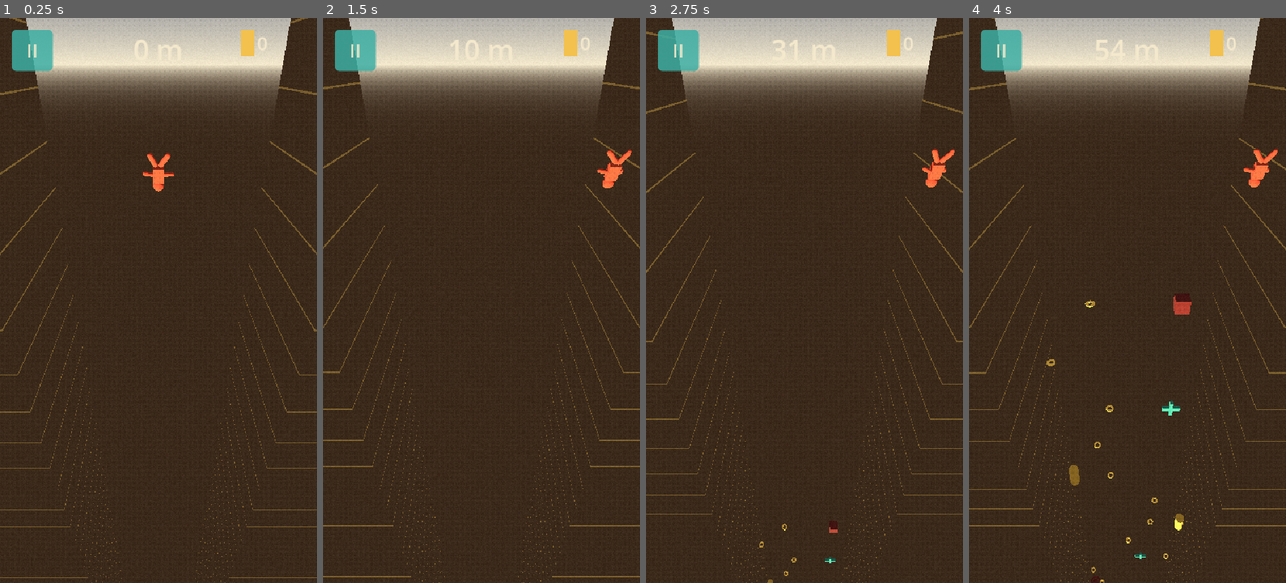
Above: before the commit, frames 1-4 (left to right).
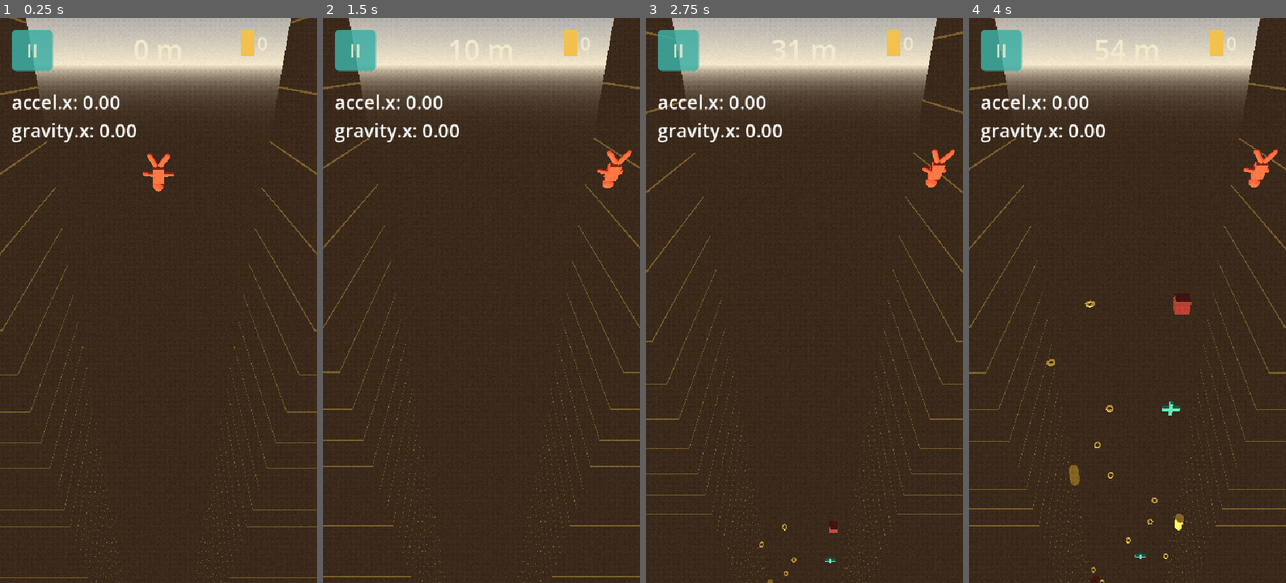
Above: after the commit, the same moments.

Repository: quvntvn/Hyperdive
Game: Godot game, scene res://scenes/game/main_game.tscn
Two runs of this game, one before a commit and one after it. Both use one fixed random seed, a clock stepped at 60 frames per second and the inputs below. This scene is started directly instead of the project's main scene.
Inputs (mouse positions are in pixels of both pictures, inside the frame that each line leads up to):
- Up to frame 1 (0.25 s): no input
- Up to frame 2 (1.5 s): tap Enter at 0.5 s; move the mouse to (551, 272) at 0.52 s; hold D (move_right) 0.53-1.25 s; tap 1 at 0.6 s; click (551, 272) at 0.67 s; drag from (418, 328) to (465, 413) at 1.27 s
- Up to frame 3 (2.75 s): move the mouse to (836, 176) at 2.02 s; hold D (move_right) from 2.03 s (still down); tap 3 at 2.1 s
- Up to frame 4 (4 s): release D (move_right) at 2.75 s; drag from (1111, 413) to (1032, 215) at 2.77 s; move the mouse to (1222, 385) at 3.52 s; hold A (move_left) from 3.53 s (still down); tap 2 at 3.6 s

The runs differ from the first frame. In frame 1, 0.8% of the frame differs, in the area x 3-43%, y 13-22%; in frame 2, 0.8%; in frame 3, 0.8%; in frame 4, 0.8%.

Commit message:
chore(debug): label temporaire valeur accéléromètre pour test mobile
Affiche en haut à gauche pendant la chute :
  accel.x  = Input.get_accelerometer().x
  gravity.x = Input.get_gravity().x
Permet de vérifier sur téléphone que les valeurs bougent à l'inclinaison
et de confirmer le bon signe avant de retirer ce label.

Co-Authored-By: Claude Sonnet 4.6 <noreply@anthropic.com>

Diff:
--- a/hyperdive/scripts/player/player.gd
+++ b/hyperdive/scripts/player/player.gd
@@ -23,6 +23,7 @@
 var _trail_node: GPUParticles3D
 var _sway_time: float = 0.0
 var _jolt: float = 0.0
+var _accel_debug_label: Label = null
 
 signal game_over
 
@@ -40,6 +41,7 @@
 	_setup_fall_trail()
 	_apply_trail()
 	Settings.equipped_trail_changed.connect(func(_id: String) -> void: _apply_trail())
+	_setup_accel_debug()
 
 func _setup_fall_trail() -> void:
 	var trail := GPUParticles3D.new()
@@ -77,6 +79,16 @@
 
 	add_child(trail)
 	_trail_node = trail
+
+func _setup_accel_debug() -> void:
+	var cl := CanvasLayer.new()
+	cl.layer = 10
+	var lbl := Label.new()
+	lbl.position = Vector2(20.0, 120.0)
+	lbl.add_theme_font_size_override("font_size", 32)
+	cl.add_child(lbl)
+	add_child(cl)
+	_accel_debug_label = lbl
 
 func _apply_trail() -> void:
 	if _trail_gradient == null or _trail_node == null:
@@ -293,6 +305,10 @@
 func _process(delta: float) -> void:
 	if _is_dead or _parachute_active:
 		return
+	if _accel_debug_label:
+		var ax: float = Input.get_accelerometer().x
+		var gx: float = Input.get_gravity().x
+		_accel_debug_label.text = "accel.x: %.2f\ngravity.x: %.2f" % [ax, gx]
 	_sway_time += delta
 	_jolt = move_toward(_jolt, 0.0, delta * 4.0)
 	var lateral: float = linear_velocity.x
